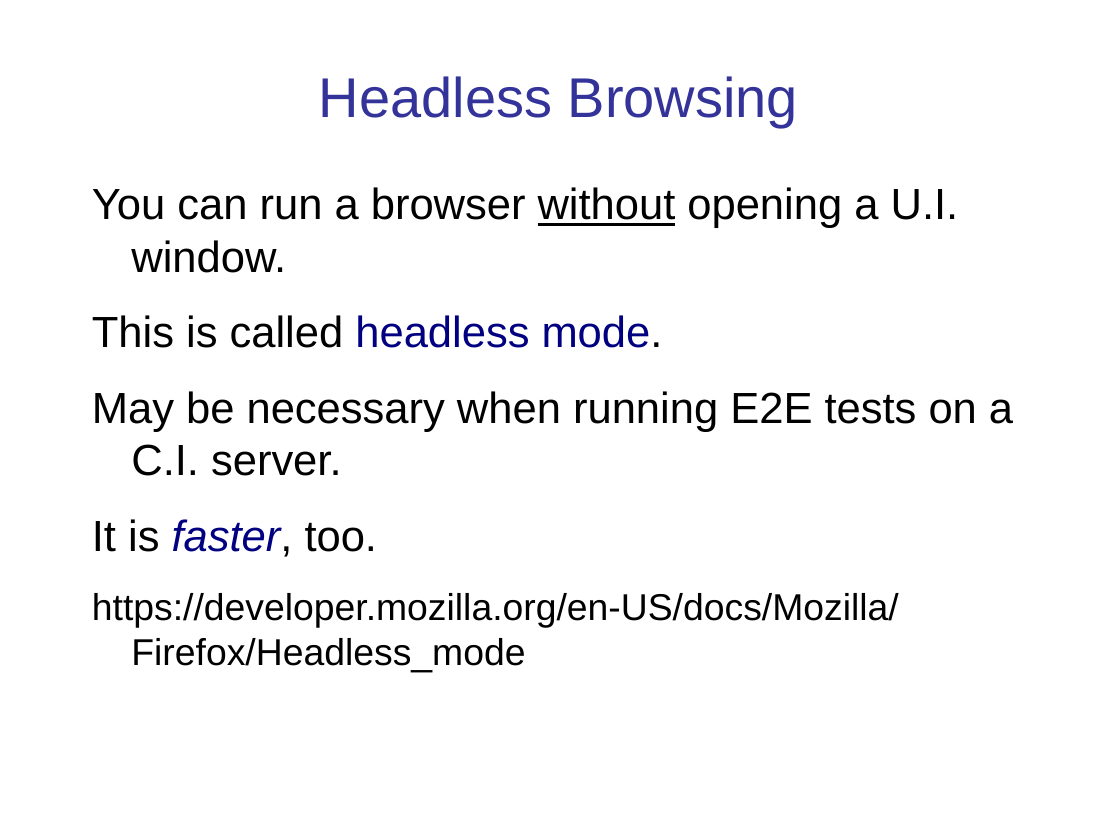
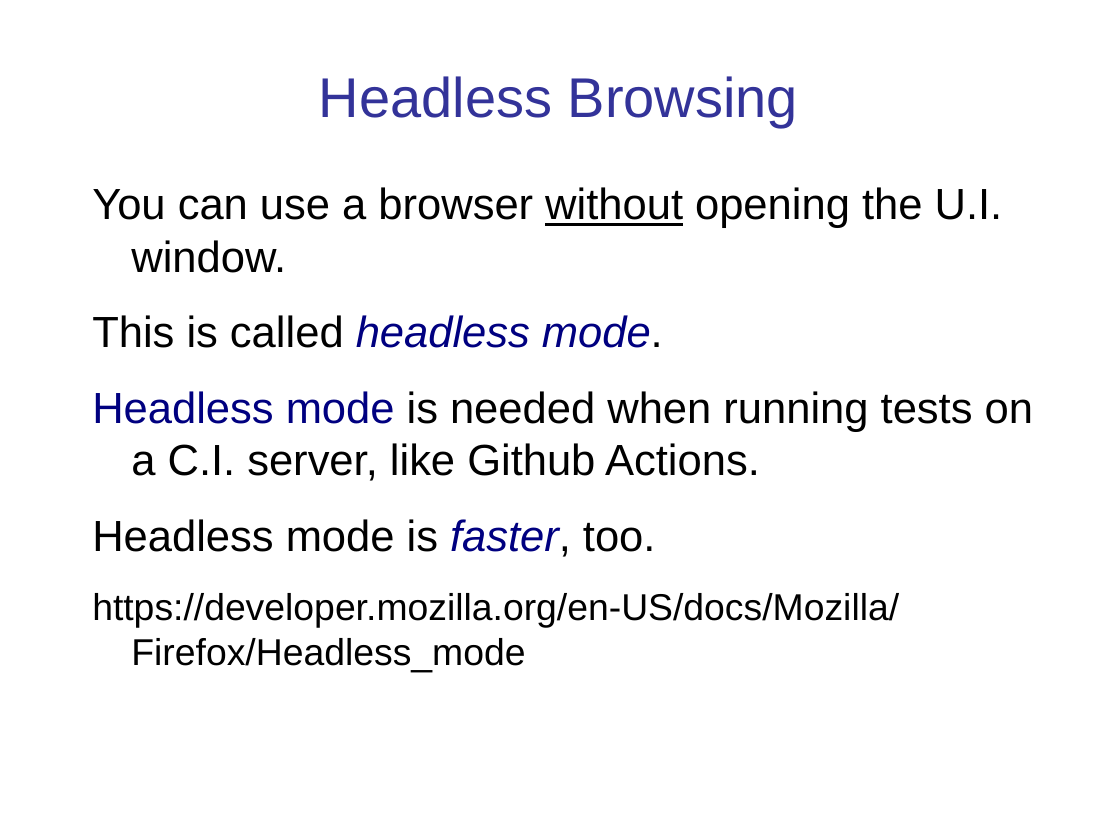
Before and after one commit to cpske/ISP, a slide deck: slide 15 of testing/SeleniumExercise.ppt (slide 14 before the commit). Drawn at 1120x840 pixels with LibreOffice and Linux fonts; fonts in the diff are those of the drawing. Boxes give left, top, right and bottom in pixels: in the first picture for what was removed or moved away, otherwise in the second. Text is boxed around its words. In the diff, an @@ line names an element or a change of style, - is before the commit and + after.

```diff
--- a/testing/SeleniumExercise.ppt
+++ b/testing/SeleniumExercise.ppt
@@ text at (92,187,1003,273): text changed @@
-You can run a browser without opening a U.I. window.
+You can use a browser without opening the U.I. window.
@@ text at (92,315,899,673): italic on in "headless mode." @@
@@ text at (92,391,1033,557): text changed @@
-May be necessary when running E2E tests on a C.I. server.
-It is faster, too.
+Headless mode is needed when running tests on a C.I. server, like Github Actions.
+Headless mode is faster, too.
```
Also in this commit, not shown: 10 other slides changed, 3 slides added, 2 slides removed, 2 other files.
